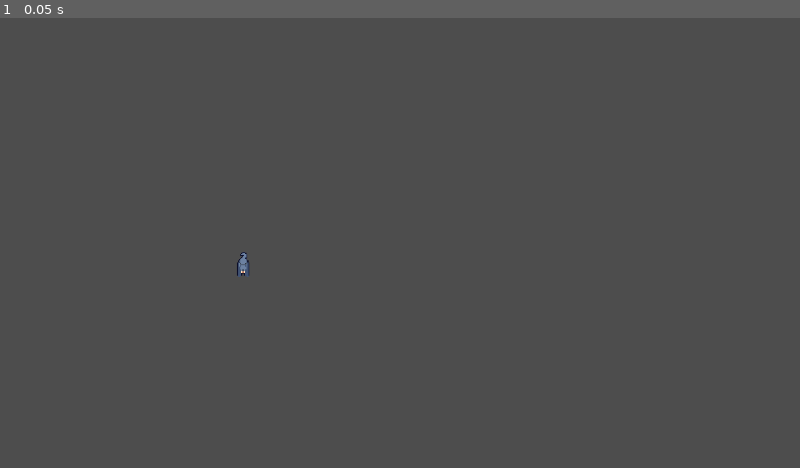
Above: before the commit, frame 1.
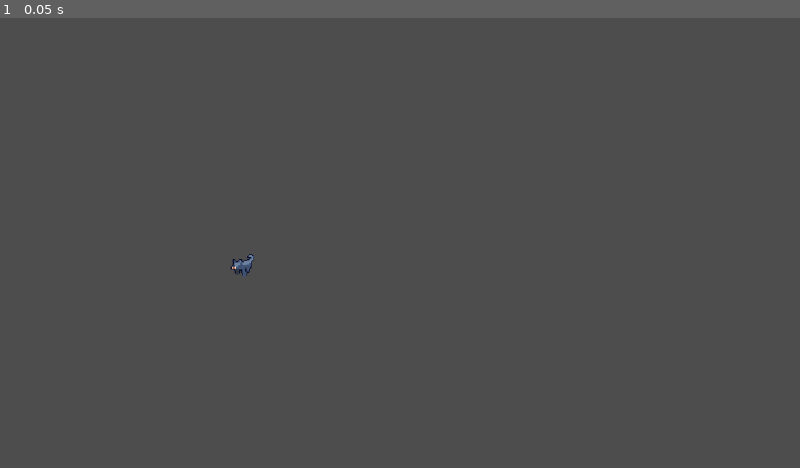
Above: after the commit, the same moment.

Repository: AugustanaCSC490Spring2025/Trail
Game: Godot game, scene res://Scenes/Enemies/wolf.tscn
The game is run twice, just before and just after one commit, with the same random seed, the same clock (stepped at 60 frames per second) and the same inputs. This scene is started directly instead of the project's main scene.
Inputs:
- Up to frame 1 (0.05 s): no input

The runs differ from the first frame. In frame 1, less than 0.1% of the frame differs, in the area x 28-32%, y 52-58%.

Commit message:
sprint 2

Diff:
--- a/Scenes/Enemies/wolf.tscn
+++ b/Scenes/Enemies/wolf.tscn
@@ -450,14 +450,15 @@
 
 [node name="AnimatedSprite2D" type="AnimatedSprite2D" parent="."]
 sprite_frames = SubResource("SpriteFrames_vodui")
-animation = &"attack_down"
-frame_progress = 0.334569
+animation = &"walk_side"
+frame_progress = 0.340893
 
 [node name="CollisionShape2D" type="CollisionShape2D" parent="."]
 position = Vector2(0, 5)
 shape = SubResource("CapsuleShape2D_3ovqd")
 
 [node name="NavigationAgent2D" type="NavigationAgent2D" parent="."]
+debug_enabled = true
 debug_use_custom = true
 debug_path_custom_color = Color(0.760197, 4.45209e-05, 2.42579e-05, 1)
 debug_path_custom_point_size = 8.04
--- a/Scenes/Map.tscn
+++ b/Scenes/Map.tscn
@@ -1278,19 +1278,23 @@
 [node name="Area2D" type="Area2D" parent="."]
 
 [node name="right_wall" type="CollisionShape2D" parent="Area2D"]
-position = Vector2(50, 0)
+position = Vector2(150, 0)
+scale = Vector2(1, 3)
 shape = SubResource("RectangleShape2D_pljqj")
 
 [node name="bottom_wall" type="CollisionShape2D" parent="Area2D"]
-position = Vector2(0, 50)
+position = Vector2(0, 150)
+scale = Vector2(3, 1)
 shape = SubResource("RectangleShape2D_je7f0")
 
 [node name="left_wall" type="CollisionShape2D" parent="Area2D"]
-position = Vector2(-50, 0)
+position = Vector2(-150, 0)
+scale = Vector2(1, 3)
 shape = SubResource("RectangleShape2D_s7th2")
 
 [node name="up_wall" type="CollisionShape2D" parent="Area2D"]
-position = Vector2(0, -50)
+position = Vector2(0, -150)
+scale = Vector2(3, 1)
 shape = SubResource("RectangleShape2D_ygcue")
 
 [node name="Dirt" type="TileMapLayer" parent="."]
@@ -1314,4 +1318,31 @@
 replication_config = SubResource("SceneReplicationConfig_etk83")
 
 [node name="NavigationRegion2D" type="NavigationRegion2D" parent="."]
+visible = false
 navigation_polygon = SubResource("NavigationPolygon_r08cw")
+
+[node name="Wolf Timer" type="Timer" parent="."]
+wait_time = 10.0
+autostart = true
+
+[node name="Wolf Spawns" type="Node2D" parent="."]
+
+[node name="Marker2D" type="Marker2D" parent="Wolf Spawns"]
+position = Vector2(853, -308)
+
+[node name="Marker2D2" type="Marker2D" parent="Wolf Spawns"]
+position = Vector2(1238, 868)
+
+[node name="Marker2D4" type="Marker2D" parent="Wolf Spawns"]
+position = Vector2(-139, -1791)
+
+[node name="Marker2D5" type="Marker2D" parent="Wolf Spawns"]
+position = Vector2(473, 1844)
+
+[node name="Marker2D6" type="Marker2D" parent="Wolf Spawns"]
+position = Vector2(-1296, 747)
+
+[node name="Marker2D3" type="Marker2D" parent="Wolf Spawns"]
+position = Vector2(-1325, -586)
+
+[connection signal="timeout" from="Wolf Timer" to="." method="spawn_wolves"]
--- a/Scripts/lobby.gd
+++ b/Scripts/lobby.gd
@@ -14,7 +14,7 @@
 # Called when the node enters the scene tree for the first time.
 func _ready():
 	changePortrait()
-	updatePlayers.rpc()
+	updatePlayers()#.rpc()
 
 # Called every frame. 'delta' is the elapsed time since the previous frame.
 func _process(delta):
@@ -44,7 +44,7 @@
 		names.add_child(nameLabel, true)
 		var label = nameLabel.get_node("Player")
 		label.text = "Player" + str(player.playerID)
-	print("Hello")
+	#print("Hello")
 	startButton = startScene.instantiate()
 	names.add_child(startButton)
 	if start_clicked == false:
--- a/Scripts/map.gd
+++ b/Scripts/map.gd
@@ -1,5 +1,8 @@
 extends Node2D
 
+@onready var timer = $"Wolf Timer"
+@onready var wolf = preload("res://Scenes/Enemies/wolf.tscn")
+@onready var wolf_spawn_locations = $"Wolf Spawns"
 @onready var Game = get_tree().get_nodes_in_group("GameManager")[0]
 @onready var network = get_tree().get_nodes_in_group("GameManager")[1]
 
@@ -7,7 +10,7 @@
 @export var tree_noise_texture : NoiseTexture2D
 
 var width : int = 120
-var height : int =  120
+var height : int = 120
 
 var noise : Noise
 var tree_noise : Noise
@@ -58,6 +61,18 @@
 	for player in network.players:
 		var player_body = player.getPlayerBody()
 		spawned_nodes.add_child(player_body, true)
+
+
+func spawn_wolves():
+	for marker in wolf_spawn_locations.get_children():
+		var random = randi() % 2
+		if random == 1:
+			print(marker.name)
+			var spawn_wolf = wolf.instantiate()
+			marker.add_child(spawn_wolf, true)
+	timer.wait_time *= .9
+	if(timer.wait_time < 1):
+		timer.wait_time = 1
 
 func generate_random_numbers(count, length):
 	var numbers = []
--- a/Scripts/network.gd
+++ b/Scripts/network.gd
@@ -19,7 +19,8 @@
 
 func startHost():
 	map = mapScene.instantiate()
-	print("StartHost: %s" % map)
+	print(IP.get_local_addresses())
+	#print("StartHost: %s" % map)
 	peer.create_server(portInput, MAX_CLIENTS)
 	multiplayer.multiplayer_peer = peer
 	multiplayer.peer_connected.connect(_on_player_connected)
@@ -28,7 +29,7 @@
 
 func startClient():
 	peer.create_client(IPinput, portInput)
-	print("StartClient: %s" % map)
+	#print("StartClient: %s" % map)
 	multiplayer.multiplayer_peer = peer
 	multiplayer.connected_to_server.connect(_connected_to_server)
 	multiplayer.connection_failed.connect(_connection_failed)
--- a/Scripts/wolf.gd
+++ b/Scripts/wolf.gd
@@ -30,7 +30,7 @@
 		#print(direction)
 		##velocity = Vector2(speed, speed)
 		velocity = velocity.lerp(direction * speed, accel * delta)
-		print(velocity)
+		#print(velocity)
 
 		move_and_slide()
 		animate(velocity)
